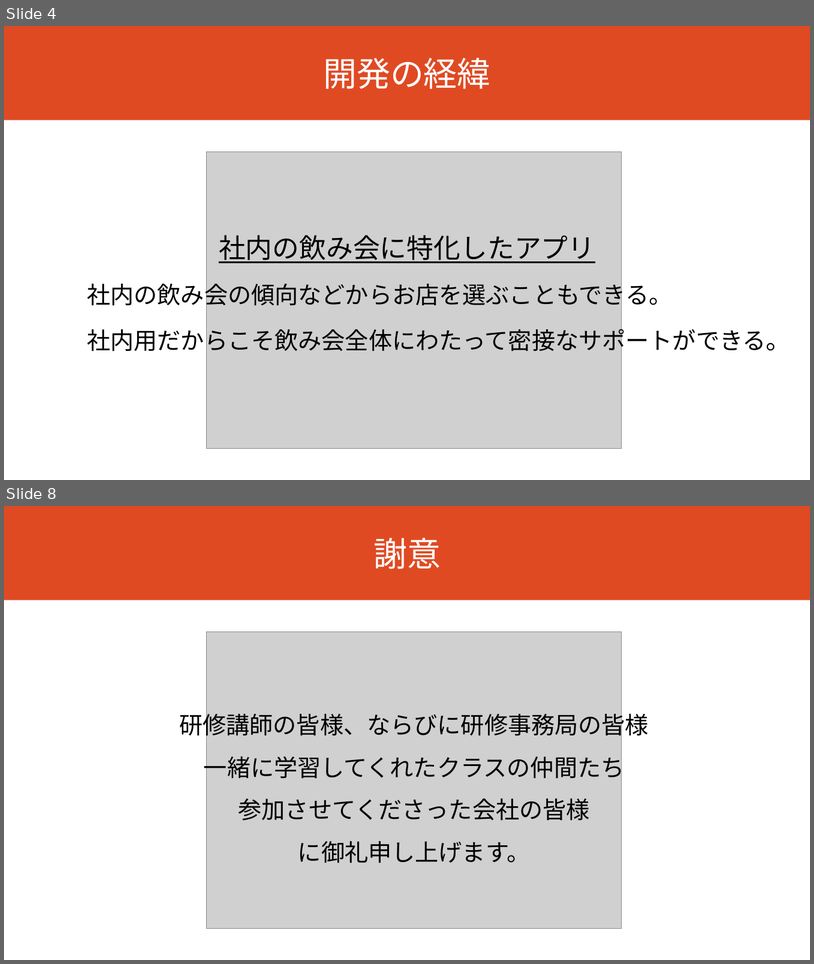
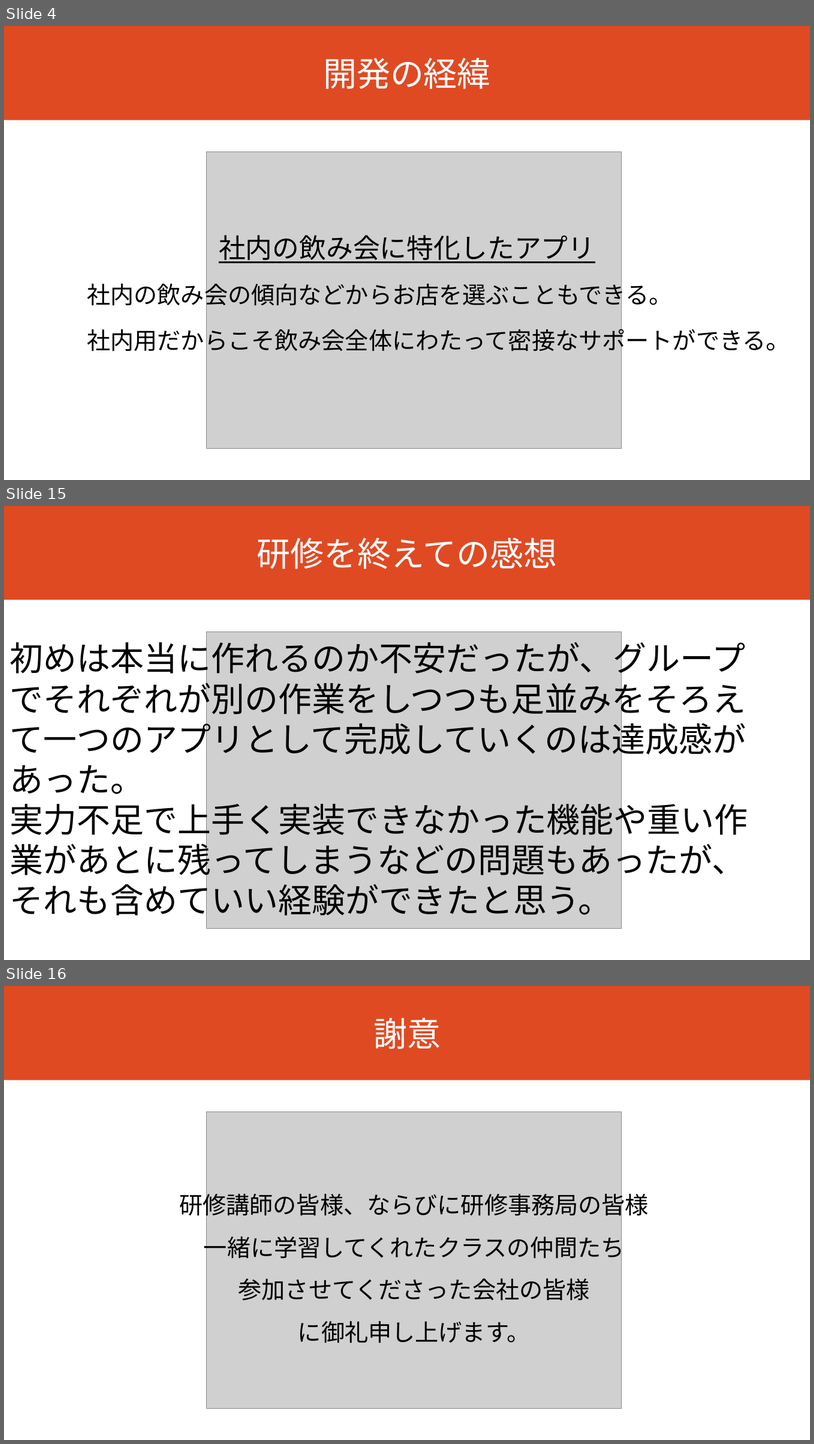
Before and after one commit to dojo2023/B-3, a slide deck: doc/B3_発表資料.pptx. Shown one above the other, each under a label of ours: slides 4 and 8 before the commit, slides 4, 15 and 16 after it; the slides between them are not shown. The pictures are 814x964 and 814x1444 pixels, drawn with LibreOffice and Linux fonts; fonts in the diff are those of the drawing; grey boxes stand for pictures. Boxes give left, top, right and bottom in pixels: in the first picture for what was removed or moved away, otherwise in the second. Text is boxed around its words. In the diff, an @@ line names an element or a change of style, - is before the commit and + after.

```diff
--- a/doc/B3_発表資料.pptx
+++ b/doc/B3_発表資料.pptx
@@ slide 15 added at (4, 506, 810, 960), background #FFFFFF @@
@@ rectangle added at (4, 506, 810, 600), fill #DF4A23, 40 pt, text #FFFFFF @@
+研修を終えての感想
@@ text added at (10, 637, 749, 921), 40 pt, text #000000 @@
+初めは本当に作れるのか不安だったが、グループでそれぞれが別の作業をしつつも足並みをそろえて一つのアプリとして完成していくのは達成感があった。
+実力不足で上手く実装できなかった機能や重い作業があとに残ってしまうなどの問題もあったが、それも含めていい経験ができたと思う。
@@ picture added at (207, 632, 621, 928) @@
@@ what was slide 8 is now slide 16 @@
```
Also in this commit, not shown: 3 slides changed, 7 other slides added.
